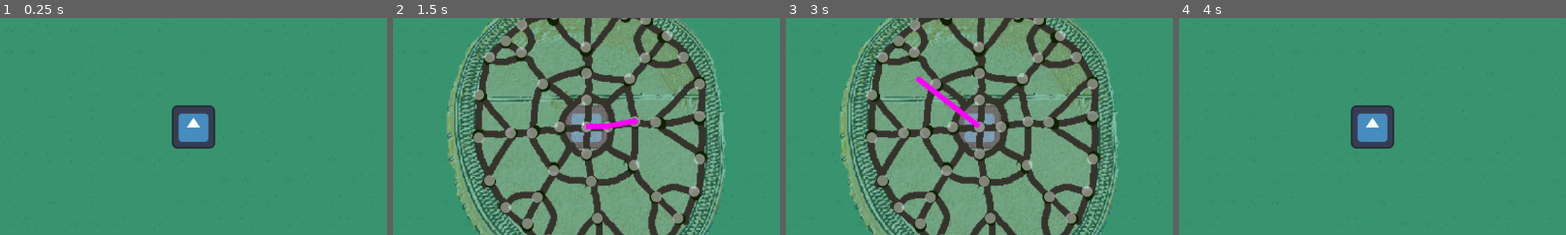
Above: before the commit, frames 1-4 (left to right).
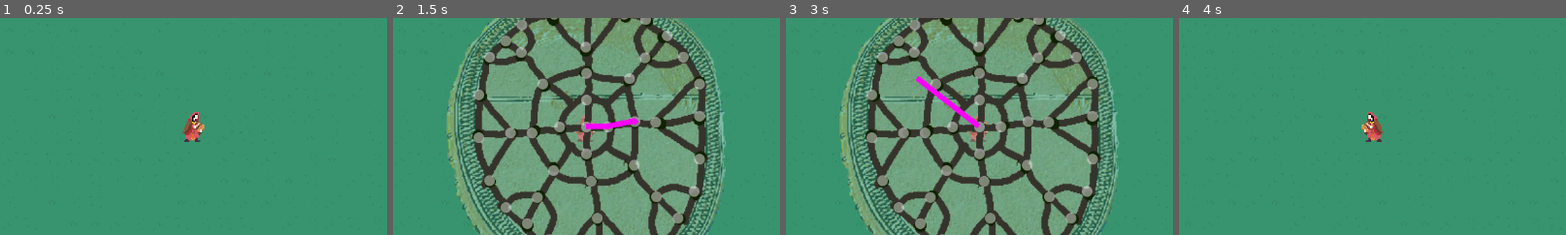
Above: after the commit, the same moments.

Repository: milestone-dev/ld55
Game: Godot game, scene res://scenes/main.tscn
The game is run twice, just before and just after one commit, with the same random seed, the same clock (stepped at 60 frames per second) and the same inputs. The engine's default icon, where the game draws it, is replaced by a stand-in: a white triangle on a blue panel in a dark square.
Inputs (mouse positions are % of the whole screen's width and height, from its top left):
- Up to frame 1 (0.25 s): no input
- Up to frame 2 (1.5 s): tap Enter at 0.5 s; move the mouse to (72, 45) at 0.52 s; hold D (move_right) 0.53-1.25 s; tap M (dev_godmode) at 0.6 s; click (72, 45) at 0.67 s; tap K (dev_restart) at 1.25 s; drag from (30, 55) to (50, 50) at 1.27 s
- Up to frame 3 (3 s): move the mouse to (60, 28) at 2.02 s; hold D (move_right) 2.03-2.75 s; tap M (dev_godmode) at 2.1 s; click (60, 28) at 2.17 s; tap K (dev_restart) at 2.75 s; drag from (45, 70) to (20, 35) at 2.77 s
- Up to frame 4 (4 s): move the mouse to (80, 65) at 3.52 s; hold A (move_left) from 3.53 s (still down); tap M (dev_godmode) at 3.6 s; click (80, 65) at 3.67 s
The pictures show only the part of the screen within x 25-75%, y 25-75%; the shares and areas given below are measured in that part.

The runs differ from the first frame. In frame 1, 2.2% of the frame differs, in the area x 44-56%, y 40-61%; in frame 2, 1.2%; in frame 3, 1.1%; in frame 4, 2.2%.

Commit message:
Add hero sprite, add casting callback

Diff:
--- a/scenes/casting_ui.tscn
+++ b/scenes/casting_ui.tscn
@@ -11,6 +11,7 @@
 first_node = NodePath("NodeContainers/Node")
 
 [node name="TrolltrummaPlaceholder" type="Sprite2D" parent="."]
+texture_filter = 2
 position = Vector2(128, 125)
 scale = Vector2(1.46996, 1.46996)
 texture = ExtResource("2_cs1jy")
--- a/scenes/player.tscn
+++ b/scenes/player.tscn
@@ -1,8 +1,8 @@
 [gd_scene load_steps=6 format=3 uid="uid://de8jmpdoukjsq"]
 
-[ext_resource type="Texture2D" uid="uid://03b0ht4uwre2" path="res://assets/icons/icon.svg" id="1_1hh2k"]
 [ext_resource type="Script" path="res://scripts/player.gd" id="1_bb4be"]
 [ext_resource type="PackedScene" uid="uid://blnvvm8f071dv" path="res://scenes/casting_ui.tscn" id="2_6xmc5"]
+[ext_resource type="Texture2D" uid="uid://hdgaqnh2k0gk" path="res://assets/sprites/HERO-SpriteV1_Placeholder.png" id="2_kmlfg"]
 
 [sub_resource type="CircleShape2D" id="CircleShape2D_so115"]
 radius = 32.0
@@ -10,17 +10,21 @@
 [sub_resource type="CircleShape2D" id="CircleShape2D_7me0p"]
 radius = 32.0
 
-[node name="Player" type="CharacterBody2D" groups=["player"]]
+[node name="Player" type="CharacterBody2D" node_paths=PackedStringArray("camera", "sprite", "casting_ui") groups=["player"]]
 collision_layer = 0
 collision_mask = 0
 script = ExtResource("1_bb4be")
+camera = NodePath("Camera2D")
+sprite = NodePath("Sprite2D")
+casting_ui = NodePath("Camera2D/CastingUI")
 
 [node name="CollisionShape2D" type="CollisionShape2D" parent="."]
 shape = SubResource("CircleShape2D_so115")
 
 [node name="Sprite2D" type="Sprite2D" parent="."]
-scale = Vector2(0.5, 0.5)
-texture = ExtResource("1_1hh2k")
+texture_filter = 1
+scale = Vector2(2, 2)
+texture = ExtResource("2_kmlfg")
 
 [node name="DamageArea" type="Area2D" parent="."]
 
@@ -30,6 +34,8 @@
 [node name="Camera2D" type="Camera2D" parent="."]
 
 [node name="CastingUI" parent="Camera2D" instance=ExtResource("2_6xmc5")]
+visible = false
 position = Vector2(-128, -128)
 
 [connection signal="body_entered" from="DamageArea" to="." method="_on_damage_area_body_entered"]
+[connection signal="cast_complete" from="Camera2D/CastingUI" to="." method="_on_casting_ui_cast_complete"]
--- a/scripts/casting.gd
+++ b/scripts/casting.gd
@@ -6,6 +6,8 @@
 @export var line : Line2D;
 @export var first_node : Node;
 @export var node_snap = 16;
+
+signal cast_complete(nodes);
 
 var conneted_nodes = [];
 
@@ -34,6 +36,7 @@
 		active = false;
 		line.clear_points()
 		print("end drag");
+		cast_complete.emit(conneted_nodes);
 		conneted_nodes.clear()
 		visible = false;
 
--- a/scripts/player.gd
+++ b/scripts/player.gd
@@ -4,6 +4,8 @@
 @export var max_hp = 100;
 @export var max_speed = 30000;
 @export var camera : Camera2D;
+@export var sprite : Sprite2D;
+@export var casting_ui : CastingUI;
 
 var god_mode = false;
 var hp = 100;
@@ -11,11 +13,17 @@
 var mouse_down = false;
 var summoning_mode = false;
 
+
 func _physics_process(delta):
 	velocity.x = Input.get_axis("move_left", "move_right")
 	velocity.y = Input.get_axis("move_up", "move_down")
 	velocity = velocity.normalized() *  max_speed * delta;
+
+	sprite.flip_h = velocity.x < 0;
 	move_and_slide()
+
+func _on_casting_ui_cast_complete(nodes: Array) -> void:
+	prints(nodes.map(func(node): return node.name))
 
 func _on_damage_area_body_entered(body):
 	if not body is Mob: return;
Binary file added: assets/sprites/HERO-SpriteV1_Placeholder.png
Not shown, added: assets/sprites/HERO-SpriteV1_Placeholder.png.import
